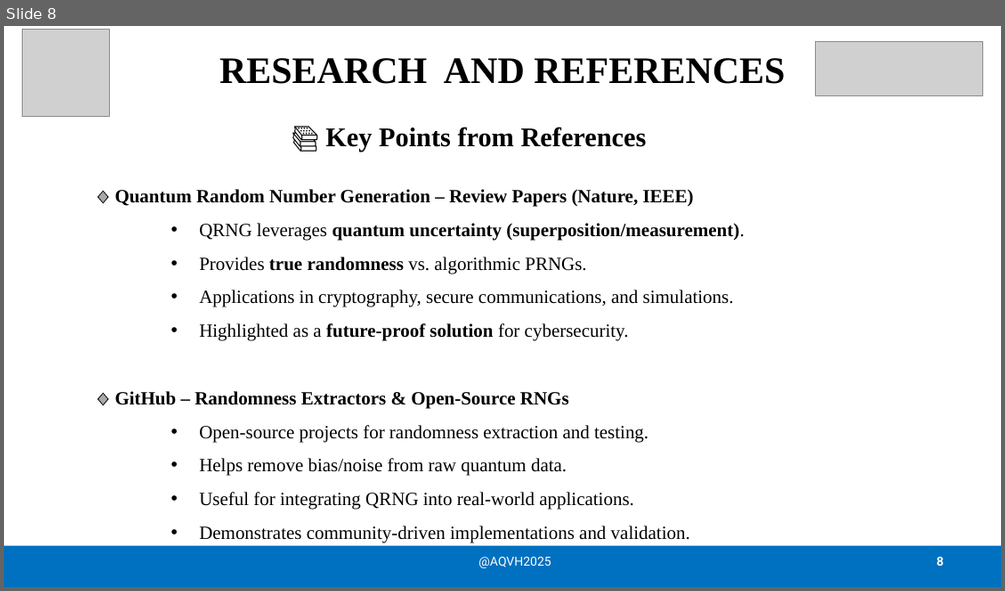
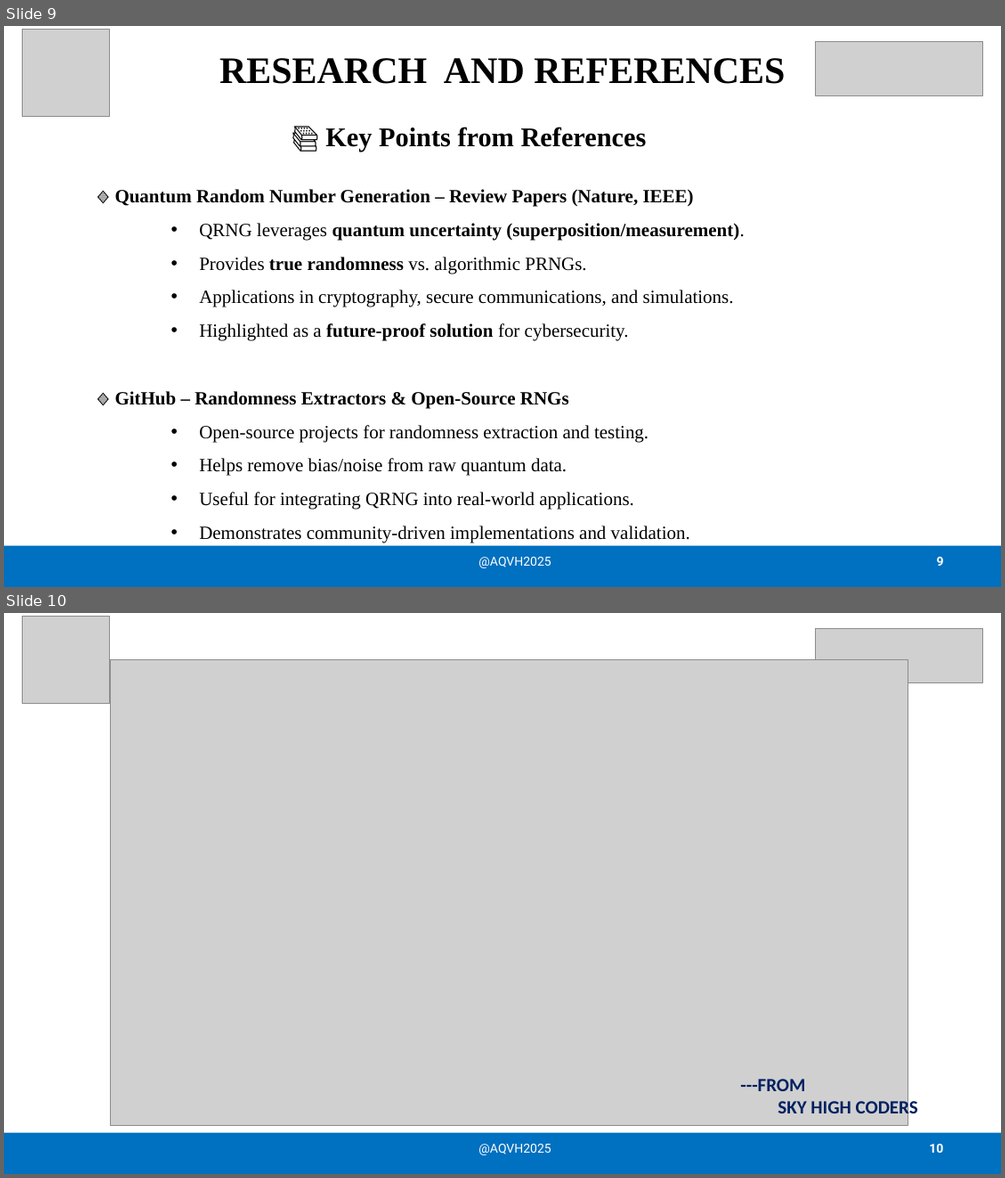
Before and after one commit to CharithPulaganti/QRNG, a slide deck: QRNG_Presentation.pptx. Shown one above the other, each under a label of ours: slide 8 before the commit, slides 9 and 10 after it. The pictures are 1005x591 and 1005x1178 pixels, drawn with LibreOffice and Linux fonts; fonts in the diff are those of the drawing; grey boxes stand for pictures. Boxes give left, top, right and bottom in pixels: in the first picture for what was removed or moved away, otherwise in the second. Text is boxed around its words. In the diff, an @@ line names an element or a change of style, - is before the commit and + after.

```diff
--- a/QRNG_Presentation.pptx
+++ b/QRNG_Presentation.pptx
@@ slide 10 added at bbox=[4, 613, 1001, 1174], background #FFFFFF @@
@@ picture added at bbox=[22, 616, 109, 704] @@
@@ picture added at bbox=[816, 629, 983, 682] @@
@@ picture added at bbox=[111, 659, 908, 1125] @@
@@ text added at bbox=[740, 1078, 918, 1119], 18 pt, text #002060, bold @@
+---FROM
+SKY HIGH CODERS
@@ rectangle added at bbox=[4, 1133, 1001, 1174], fill #0070C0 @@
@@ text added at bbox=[478, 1143, 550, 1155], 12 pt, text #FFFFFF @@
+@AQVH2025
@@ page number added at bbox=[929, 1143, 943, 1152], 12 pt, text #FFFFFF, bold @@
+10
@@ what was slide 8 is now slide 9 @@
```
Also in this commit, not shown: 3 slides changed, 1 other slide added, 6 other files.
